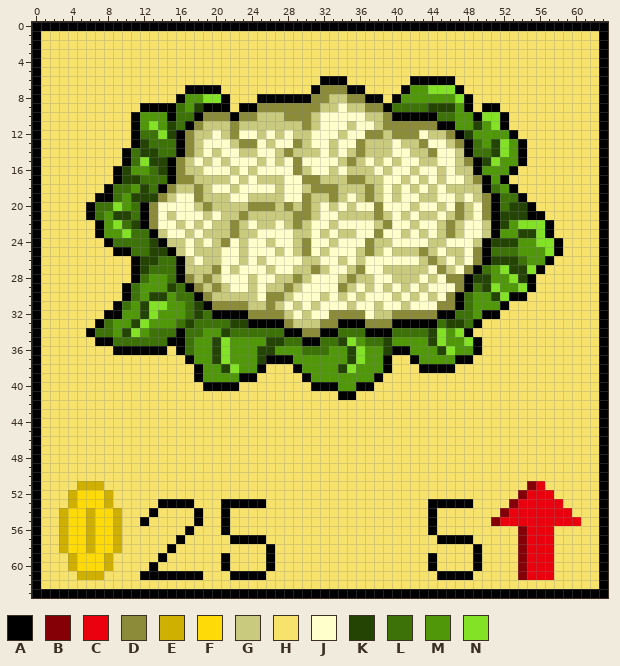
Edited in one commit: pixel-art sprite (1GAM/Nov17-Harvest/Harvest/Assets/Art/Actives/Images/Cauliflower.png). The first picture shows the starting point.
The file is 128x128 pixels, drawn in blocks of 2x2; one block is one cell here.
Palette (. is transparent): A #000000  B #840006  C #e9010e  D #8b8b39  E #cfb000  F #feda09  G #caca7e  H #f7e26b  J #ffffcb  K #244404  L #3c7207  M #50980a  N #83e225
Pixels before (only the part around the change), first column x 0:
 1 AHHHHHHHHHHHHHHHHHHHHHHHHHHHHHHHHHHHHHHHHHHHHHHHHHHHHHHHHHHHHHHA
 2 AHHHHHHHHHHHHHHHHHHHHHHHHHHHHHHHHHHHHHHHHHHHHHHHHHHHHHHHHHHHHHHA
 3 AHHHHHHHHHHHHHHHHHHHHHHHHHHHHHHHHHHHHHHHHHHHHHHHHHHHHHHHHHHHHHHA
 4 AHHHHHHHHHHHHHHHHHHHHHHHHHHHHHHHHHHHHHHHHHHHHHHHHHHHHHHHHHHHHHHA
 5 AHHHHHHHHHHHHHHHHHHHHHHHHHHHHHHHHHHHHHHHHHHHHHHHHHHHHHHHHHHHHHHA
 6 AHHHHHHHHHHHHHHHHHHHHHHHHHHHHHHHAAAHHHHHHHAAAAAHHHHHHHHHHHHHHHHA
 7 AHHHHHHHHHHHHHHHHAAAAHHHHHHHHHHADDDAAHHHHAMMNNNAHHHHHHHHHHHHHHHA
 8 AHHHHHHHHHHHHHHHAMMNNAHHHAAAAAADDGGDDAAHAMMMMMMNAHHHHHHHHHHHHHHA
 9 AHHHHHHHHHHHAAAALMKAAAHAADDDDDDDGGJGGDDALLLLKKKMAHAAHHHHHHHHHHHA
10 AHHHHHHHHHHAMMMALLADDDADDGGGDDDGJJJJJGGDAAAAALLMMANNAHHHHHHHHHHA
11 AHHHHHHHHHHAMNMKLADGGGDGGGGGGGDGJJJGJJGDDDDDDAAMMKMNAHHHHHHHHHHA
12 AHHHHHHHHHHALLNKADGGJGDJJGJGJGGJJJGJJDDGDDDJGGDAKMMMMAHHHHHHHHHA
13 AHHHHHHHHHHAKLLLADGJJJGDDJGJJDGJJGJJDGGGJGGDJJGDALMKNMAHHHHHHHHA
14 AHHHHHHHHHALKKLLADGJGJJGGJJGDGGGJGJGDGGGJJGGDJJGALLKNMAHHHHHHHHA
15 AHHHHHHHHHALNKKADGJGJGJJJGJGJDJJJJGDGJGJGJJGGJJGDAKNMMAHHHHHHHHA
16 AHHHHHHHHAKMMLKADGGJJJGJGJJJJDGJJGJGGGJGJJGJJGJGGAMMMAHHHHHHHHHA
17 AHHHHHHHHAKKLLLADDGGGGJGJGGGJJDDGGGDDGGJJGJGJGJJGDAMAHHHHHHHHHHA
18 AHHHHHHHALLMKLADGGDGJJGJJJJGJJGDDDGGGDGJGJGJGJGGGGALMAHHHHHHHHHA
19 AHHHHHHAALMKKKDGJJDGGGJJGGGGJJDGGDGJGDGJGJJGGJJGJGDALLAHHHHHHHHA
20 AHHHHHALLNMLADJJJJGDGGGGDDDGDGDGJGJGJJDJJJGJJGJDGJDALKKAHHHHHHHA
21 AHHHHHALMKKLADJGJJJGJGGDGGGGGDDGJJGGGGDGJGJGGJGDGJDAKKKAAHHHHHHA
22 AHHHHHHAMNLKADJJGJGJGGDGJGGJGDGJJGJJJJGDJJGJJGDGJJGAKMNNNAHHHHHA
23 AHHHHHHAMMNLLAGJJGJGGGDGGJJJJGGJGJGGJJDJJGJGJGDGJJGAMMKKNAHHHHHA
24 AHHHHHHHALLLLKAGGJGJGDJGJJGJJGDJJGJJJDGGJJJJGGJJJGAKKKMMNNAHHHHA
25 AHHHHHHHHAALLKKAGJGGGJJGJJJGJGDJGJJJGDGJGGGDGJGGJDALLLMMMNAHHHHA
26 AHHHHHHHHHHAKKLLAGJGGJJGJGJJJJGGJJGJGJJJJJJGDGJGJDAKKKLMMAHHHHHA
27 AHHHHHHHHHHAKLLLAGGGDJGJJJGJJGGDGJJGDJJGGGGGJDGJDALMNKKNAHHHHHHA
28 AHHHHHHHHHHALMMLADGDGJJJGJJGGDGJJJGDGGJJGGGJGJDDAKKMMNKAHHHHHHHA
29 AHHHHHHHHHALMMMKLADGDGJJGJGGDGJJJJDGJGJGJGJGJJJDALKNMMNAHHHHHHHA
30 AHHHHHHHHHALMKKMLLADGGGGGJDDGJJJGJGJGJJJGJGJGJDALMMKNAAHHHHHHHHA
31 AHHHHHHHHALMKNNMMLKADDDDGGDGJGJGJJJGJJGJJGJJJDDALMMMAHHHHHHHHHHA
32 AHHHHHHHAAMMKNMMMLKLAAAADDDDGJGJJDDDDJGGDDDDDAALLMAAHHHHHHHHHHHA
33 AHHHHHHALMMKNMMMLKLLLLKKAAAADGGGDDAAADDDAAAAALKKLAHHHHHHHHHHHHHA
34 AHHHHHALLMKNMLLLALLMMKLLLLLLAADDAALLLAAALLLLKNMNAHHHHHHHHHHHHHHA
35 AHHHHHHAALLLLLLAALMMKNMMMMKKLLAALLKNMLLKMMMMKNMMNAHHHHHHHHHHHHHA
36 AHHHHHHHHAAAAAAHALMMKNMMMKKMMMLLLMMKNMMKAAMMMKNMMAHHHHHHHHHHHHHA
37 AHHHHHHHHHHHHHHHHAMMKNMMMKAAAMMMMMMKNMMAHHAMMMMAAHHHHHHHHHHHHHHA
38 AHHHHHHHHHHHHHHHHHAMMKNMMAHHHAMMMMKNMMMAHHHAAAAHHHHHHHHHHHHHHHHA
39 AHHHHHHHHHHHHHHHHHAMMMMAAHHHHHAMMMMMMMAHHHHHHHHHHHHHHHHHHHHHHHHA
40 AHHHHHHHHHHHHHHHHHHAAAAHHHHHHHHAAAMMAAHHHHHHHHHHHHHHHHHHHHHHHHHA
41 AHHHHHHHHHHHHHHHHHHHHHHHHHHHHHHHHHAAHHHHHHHHHHHHHHHHHHHHHHHHHHHA
42 AHHHHHHHHHHHHHHHHHHHHHHHHHHHHHHHHHHHHHHHHHHHHHHHHHHHHHHHHHHHHHHA
43 AHHHHHHHHHHHHHHHHHHHHHHHHHHHHHHHHHHHHHHHHHHHHHHHHHHHHHHHHHHHHHHA
44 AHHHHHHHHHHHHHHHHHHHHHHHHHHHHHHHHHHHHHHHHHHHHHHHHHHHHHHHHHHHHHHA
45 AHHHHHHHHHHHHHHHHHHHHHHHHHHHHHHHHHHHHHHHHHHHHHHHHHHHHHHHHHHHHHHA
46 AHHHHHHHHHHHHHHHHHHHHHHHHHHHHHHHHHHHHHHHHHHHHHHHHHHHHHHHHHHHHHHA
47 AHHHHHHHHHHHHHHHHHHHHHHHHHHHHHHHHHHHHHHHHHHHHHHHHHHHHHHHHHHHHHHA
48 AHHHHHHHHHHHHHHHHHHHHHHHHHHHHHHHHHHHHHHHHHHHHHHHHHHHHHHHHHHHHHHA
49 AHHHHHHHHHHHHHHHHHHHHHHHHHHHHHHHHHHHHHHHHHHHHHHHHHHHHHHHHHHHHHHA
50 AHHHHHHHHHHHHHHHHHHHHHHHHHHHHHHHHHHHHHHHHHHHHHHHHHHHHHHHHHHHHHHA
51 AHHHHEEEHHHHHHHHHHHHHHHHHHHHHHHHHHHHHHHHHHHHHHHHHHHHHHHBCHHHHHHA
52 AHHHEFFFEHHHHHHHHHHHHHHHHHHHHHHHHHHHHHHHHHHHHHHHHHHHHHBCCCHHHHHA
53 AHHHEFFFEHHHHHAAAAHHHAAAAAHHHHHHHHHHHHHHHHHHAAAAAHHHHBCCCCCHHHHA
54 AHHEFFEFFEHHHAHHHHAHHAHHHHHHHHHHHHHHHHHHHHHHAHHHHHHHBCCCCCCCHHHA
55 AHHEFFEFFEHHAHHHHHAHHAHHHHHHHHHHHHHHHHHHHHHHAHHHHHHBCCCCCCCCCHHA
56 AHHEFFEFFEHHHHHHHAHHHAHHHHHHHHHHHHHHHHHHHHHHAHHHHHHHHHBCCCHHHHHA
57 AHHEFFEFFEHHHHHHAHHHHHAAAAHHHHHHHHHHHHHHHHHHHAAAAHHHHHBCCCHHHHHA
58 AHHEFFEFFEHHHHHAHHHHHHHHHHAHHHHHHHHHHHHHHHHHHHHHHAHHHHBCCCHHHHHA
59 AHHHEFFFEHHHHHAHHHHHHAHHHHAHHHHHHHHHHHHHHHHHAHHHHAHHHHBCCCHHHHHA
60 AHHHEFFFEHHHHAHHHHHHHAHHHHAHHHHHHHHHHHHHHHHHAHHHHAHHHHBCCCHHHHHA
61 AHHHHEEEHHHHAAAAAAAHHHAAAAHHHHHHHHHHHHHHHHHHHAAAAHHHHHBCCCHHHHHA
62 AHHHHHHHHHHHHHHHHHHHHHHHHHHHHHHHHHHHHHHHHHHHHHHHHHHHHHHHHHHHHHHA
63 AAAAAAAAAAAAAAAAAAAAAAAAAAAAAAAAAAAAAAAAAAAAAAAAAAAAAAAAAAAAAAAA
Now the later version:
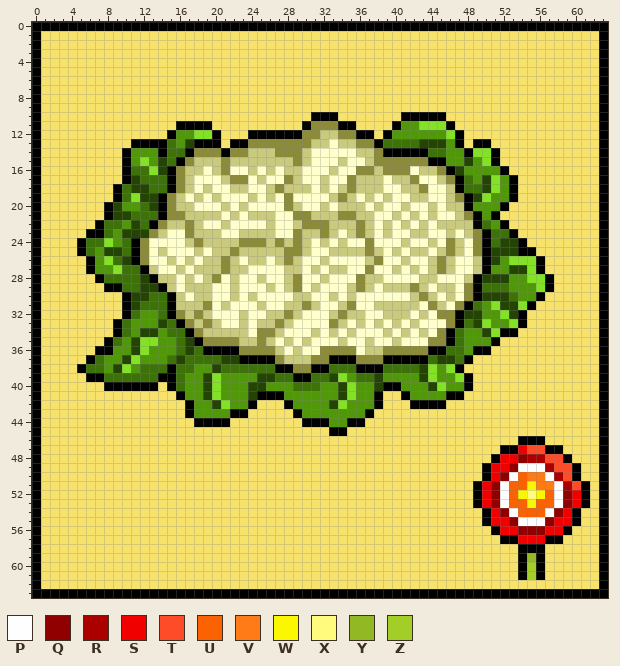
Colours new in this view: P #fefefe  Q #910000  R #aa0000  S #f10000  T #ff4c28  U #fb6201  V #fe7b18  W #fbf701  X #fffc7d  Y #92b923  Z #a3ce27
The edit:
Changed rows in their new state; - is an unchanged pixel.
first column x 3:
 6 -----------------------------HHH-------HHHHH---------------
 7 --------------HHHH----------HHHHHH----HHHHHHH--------------
 8 -------------HHHHHH---HHHHHHHHHHHHHH-HHHHHHHHH-------------
 9 ---------HHHHHHHHHH-HHHHHHHHHHHHHHHHHHHHHHHHHH-HH----------
10 --------HHHHHHHHHHHHHHHHHHHHAAAHHHHHHH----AHHHHHHH---------
11 --------HHHHHA-AAHHHHHHHHHHADDDAAHHHHAMMNNN-HHHHHH---------
12 --------HHHHAMMNNAHHHAAAAAADDGGDDAAHAMMMMMMN-HHHHHH--------
13 ---------AAA-MKAAAHAA-DDDD-DGGJGG-DALLLLKKKMAHAAHHHH-------
14 --------MMMA-LADDDADD-GGD-D-J-J-JG-DAAAAALLMM-NNAHHH-------
15 --------M-M-LADG-GDGGG-G-G-G----JJGDDDDDDAAMMKMNAHHH-------
16 ------HALLN------GDJ---G-GGJ----JDDGDDDJGGDAKMM--AH--------
17 ------HA------GJJJ-DD--JJDGJJ-JJ-G---G-DJ--DALMKNMA--------
18 -----HA-K--LAD-J----G--GDGG-JGJ-D-G--JG-DJ--ALLKN----------
19 ----HHALN--ADG-GJ-J---J-JD-JJJGDGJGJGJ-G-J-GDAKNMMAH-------
20 ---HHAK-MLKADGGJJJ-J-JJJJ--JJGJG-G-G--GJ-GJGGAMMMAHHH------
21 ---HHA---LLADDGG-GJ-J---JJ---GGDD--JJGJGJ--JGDAM-HHHHH-----
22 -----LLM-LADG-D--J-JJ-J--JGDDD-GGDGJG-GJG--G-GALMAHHHHH----
23 ---A-L-KKKD---DG--JJ--GG--D-GDGJ-DGJG-JG--JGJGDALLAHHHH----
24 --ALLNM-ADJJJJGDG-GGDDD-DGDG-GJG---JJ-G---JDG-D-L--AHHHH---
25 --ALMKKLADJGJJ--J-GD-GGG-DDG-JGGG-----J-GJGD----KKKAAHHH---
26 ---AMNLK-DJJGJ----DGJG--GDGJJG-J-JGD--G-JGDGJ-G--MNNNAH----
27 ---AMMNLLAGJJGJ--GD-G--J-G-JGJGGJJD-J-J-JG---JGA-M---------
28 ----ALLLLKAGGJGJGD-G-JG-J--J-G-JJD-G-JJJG--JJGA-KKMMNNA----
29 -----AAL-KKAGJGG-JJG-J--JGD-G--J-D---G-D--GGJDALLL-MMNA----
30 --------KKLLAGJGGJJ-J--JJJGG-JGJGJ---J--D--GJDAK-KLMMA-----
31 ------HAKLLLAGGGDJGJJJ-JJG-D---GD---GG-G-DGJDAL-NKKNA------
32 -----HHALMMLADGDGJJJGJJGGDGJ--G-GG-J-GGJGJDDAKKMMNKA-------
33 ----HHALMM-KLADGDGJJGJGGDGJJJJ-GJGJGJGJGJJJDA-KNMMNA-------
34 ---HHHALMKKM-LADGGGGGJDDGJJJGJGJGJJJGJGJGJDALMMKNAA--------
35 ----H--MKNNMMLKADDDDGGDGJGJGJJJGJJGJJGJJJDDALMMMA----------
36 ----AAMMKNMMMLKLAAAADDDDGJGJJDDDDJGGDDDDDAALL--A-----------
37 ---ALMMKNMMMLKLLLLKKAAA-DGGGDDAAADDD-AA-ALKKL--------------
38 --ALLMKNMLLLALLM-KLLLLLLAADDAALLLAAALLLLKNMNA--------------
39 ---AALLLLLLAALMMKN--MMKKLLA-LLKN-LLKMMMMKNMMNA-------------
40 -----AAAAAA-ALMMKNMMMKKMMMLLLMMKNMMKAAMMMKNMMA-------------
41 -------------AMMKNMMMKAAAMMMMMMKNMMA--AMMMMAA--------------
42 --------------AMMKNMMA---AMMMMKNMMMA---AAAA----------------
43 --------------AMMMMAA-----AMMMMMMMA------------------------
44 ---------------AAAA--------AAAMMAA-------------------------
45 ------------------------------AA---------------------------
46 ---------------------------------------------------AAA-----
47 -------------------------------------------------AASTTAA---
48 ------------------------------------------------ASSQRRTTA--
49 -----------------------------------------------ASSQPPPRTTA-
50 -----------------------------------------------ASQPUVVPRTA-
51 --HHH-----------------------------------------ASQPUUWVVPRTA
52 -HHHHH----------------------------------------ASQPUWXWUPQSA
53 -HHHHH-----HHHH---HHHHH------------------HHHHHASQPUUWUUPQSA
54 HHHHHHH---H----H--H----------------------H-----ASQPUUUPQSA-
55 HHHHHHH--H-----H--H----------------------H-----ASSQPPPQSSA-
56 HHHHHHH-------H---H----------------------H------ASSQQQSSA--
57 HHHHHHH------H-----HHHH-------------------HHHH---AASSSAA---
58 HHHHHHH-----H----------H----------------------H----AAAH----
59 -HHHHH-----H------H----H-----------------H----H----AYAH----
60 -HHHHH----H-------H----H-----------------H----H----AZAH----
61 --HHH----HHHHHHH---HHHH-------------------HHHH-----AZAH----
